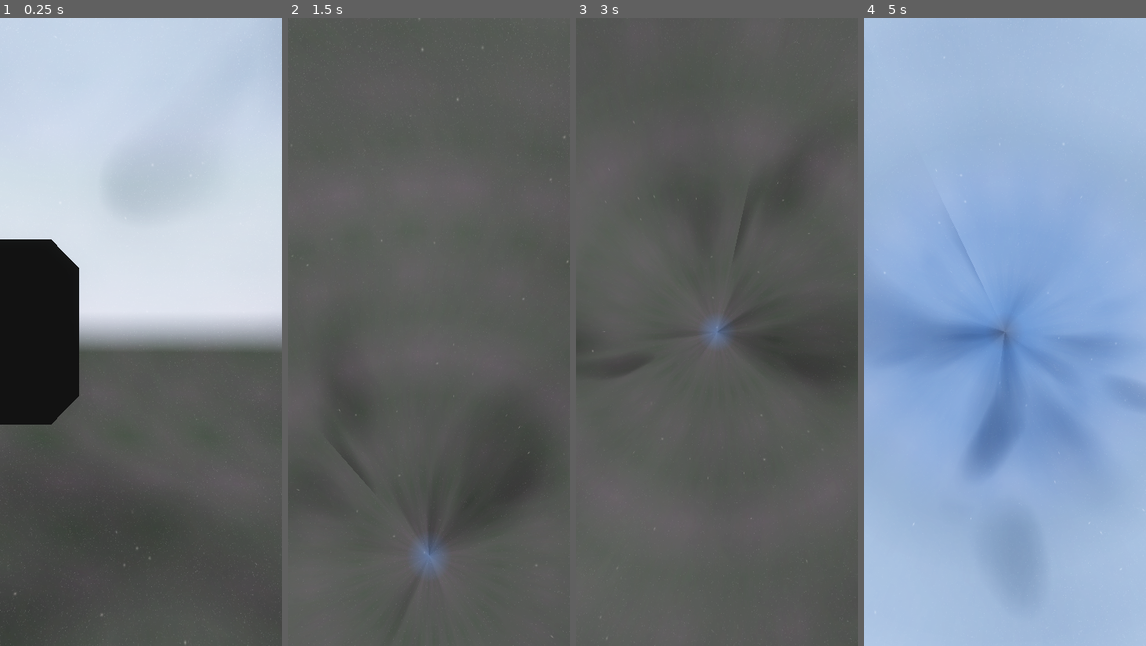
Above: before the commit, frames 1-4 (left to right).
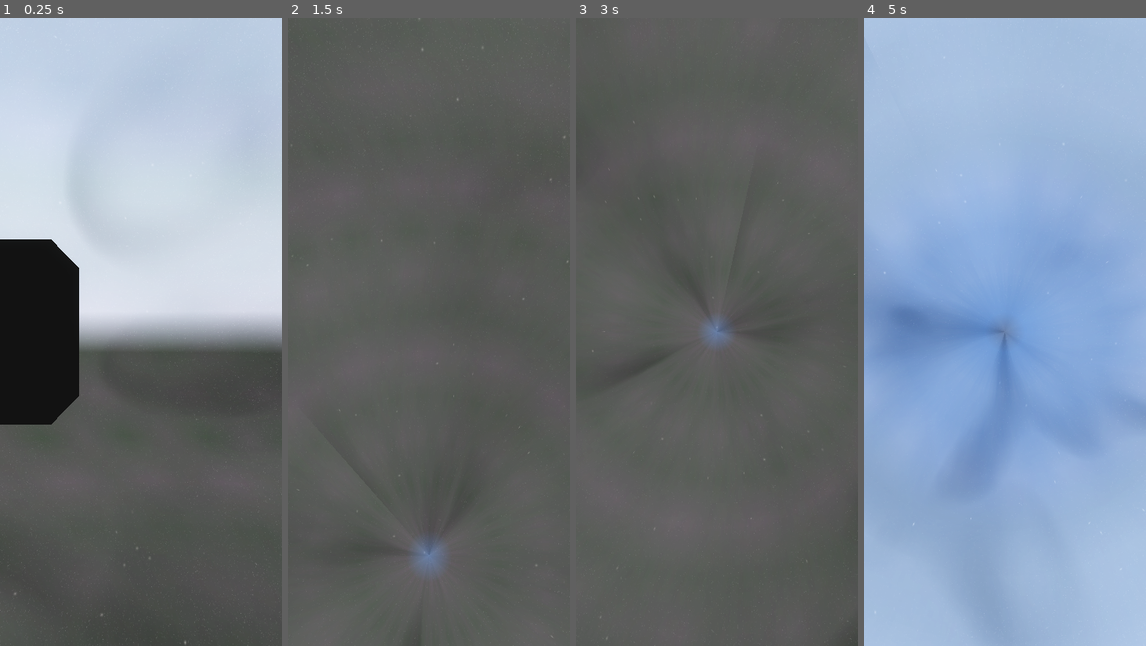
Above: after the commit, the same moments.

Repository: Capstone-Mystery-Machine/spotnik
Game: Godot game, scene res://scenes/worldspawn.tscn
Same seed, same stepped clock (60 frames per second), same inputs: the game is played once before the commit and once after it. A sky picture missing from this copy of the repository is replaced by a grey-blue gradient.
Inputs (mouse positions are in pixels of both pictures, inside the frame that each line leads up to):
- Up to frame 1 (0.25 s): no input
- Up to frame 2 (1.5 s): tap Enter at 0.5 s; move the mouse to (491, 300) at 0.52 s; press the mouse at (491, 300) at 0.53 s; tap Space at 1.25 s; move the mouse to (414, 332) at 1.27 s; release the mouse at (414, 332) at 1.28 s; tap I at 1.35 s
- Up to frame 3 (3 s): tap Enter at 2 s; move the mouse to (745, 193) at 2.02 s; press the mouse at (745, 193) at 2.03 s; tap Space at 2.75 s; move the mouse to (714, 344) at 2.77 s; release the mouse at (714, 344) at 2.78 s; tap I at 2.85 s
- Up to frame 4 (5 s): tap Enter at 3.5 s; move the mouse to (1089, 426) at 3.52 s; press the mouse at (1089, 426) at 3.53 s; tap Space at 4.25 s; move the mouse to (982, 325) at 4.27 s; release the mouse at (982, 325) at 4.28 s; tap I at 4.35 s

The runs differ from the first frame. In frame 1, 0.5% of the frame differs, in the area x 23-60%, y 24-77%; in frame 2, 1.1%; in frame 3, 0.9%; in frame 4, 1.1%, in the area x 11-100%, y 46-97%.

Commit message:
fix: try to mitigate pole warping in nebulae shader

Diff:
--- a/shaders/nebulae.gdshader
+++ b/shaders/nebulae.gdshader
@@ -18,18 +18,17 @@
 
 void fragment() {
 	float pole_fade = sin(UV.y * PI);
-
 	vec2 flow_offset = vec2(
 		sin(TIME * flow_speed + UV.y * 10.0) * flow_intensity * pole_fade,
 		0.0
 	);
 
 	vec2 distorted_uv = UV + flow_offset;
-
 	vec4 base_albedo_texture = texture(texture_albedo, distorted_uv);
 
 	vec2 warp_uv = (UV * dissolve_scale) + (TIME * dissolve_speed * 0.5);
-	vec2 warp_direction = texture(dissolve_noise_texture, warp_uv).rg * dissolve_warp_intensity;
+	vec2 warp_noise = texture(dissolve_noise_texture, warp_uv).rg - 0.5;
+	vec2 warp_direction = warp_noise * dissolve_warp_intensity * pole_fade;
 
 	vec2 dissolve_uv = (UV * dissolve_scale) + (TIME * dissolve_speed) + warp_direction;
 	float dissolve_noise = texture(dissolve_noise_texture, dissolve_uv).r;
